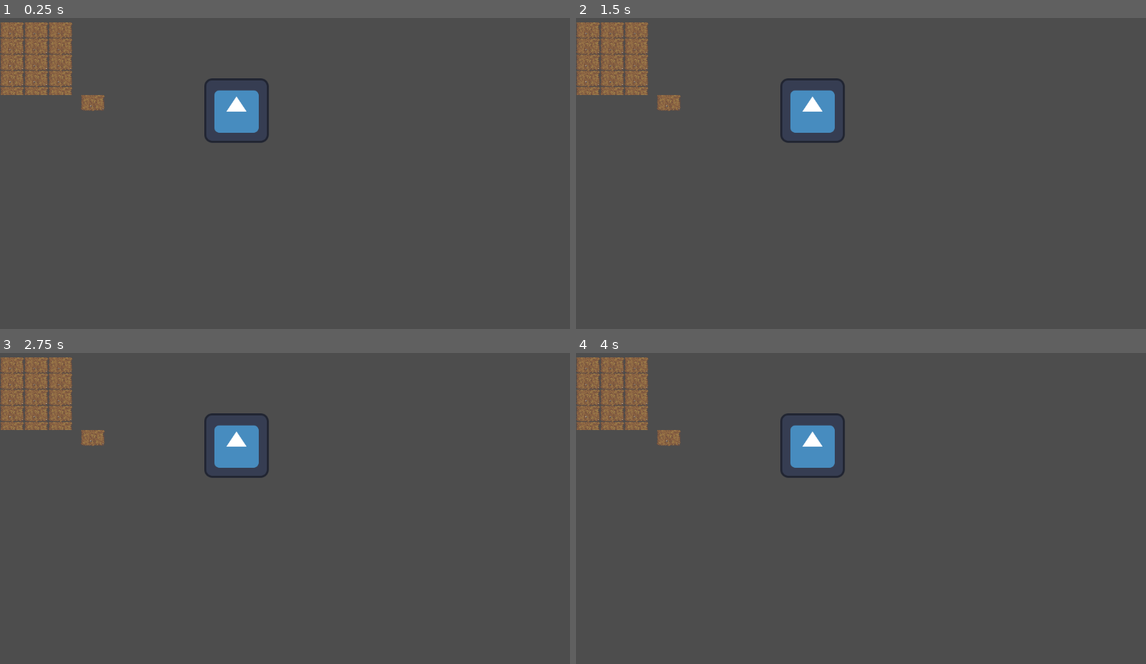
Above: before the commit, frames 1-4 (two rows, left to right).
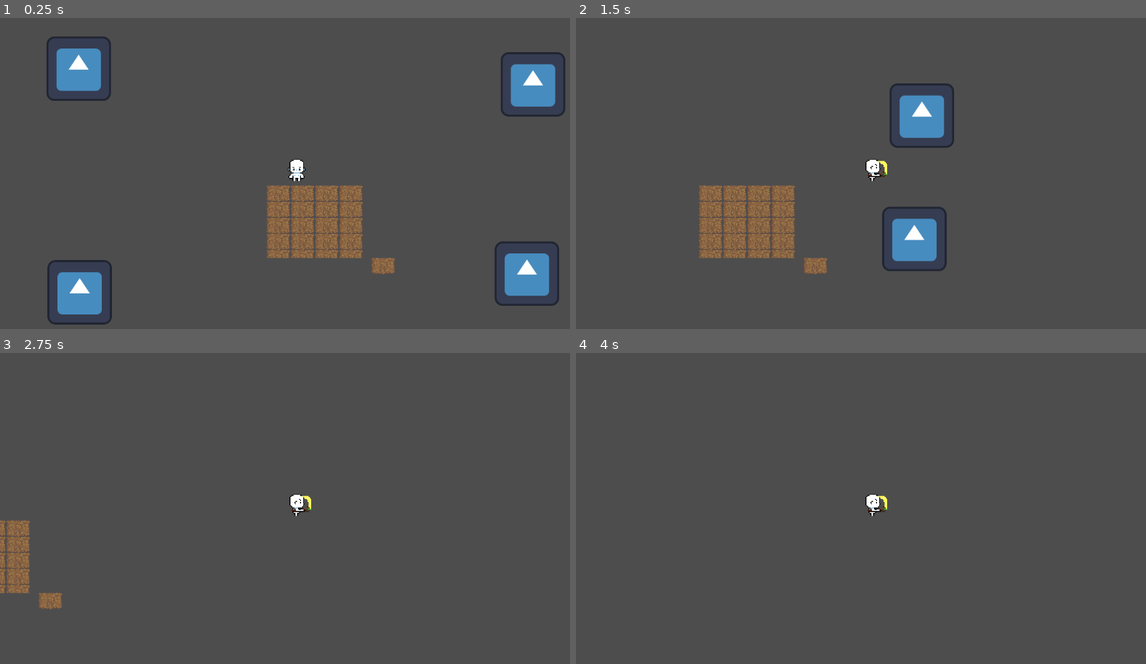
Above: after the commit, the same moments.

Repository: AlexGarciaPrada/Zelda-like-Game
Game: Godot game, scene res://PruebasAlex.tscn
Same seed, same stepped clock (60 frames per second), same inputs: the game is played once before the commit and once after it. The engine's default icon, where the game draws it, is replaced by a stand-in: a white triangle on a blue panel in a dark square.
Inputs:
- Up to frame 1 (0.25 s): no input
- Up to frame 2 (1.5 s): tap Enter at 0.5 s; hold Right (ui_right) 0.53-1.28 s; tap M (Attack) at 0.6, 1.35 s; hold Down (ui_down) from 1.28 s (still down)
- Up to frame 3 (2.75 s): release Down (ui_down) at 2.03 s; hold Right (ui_right) from 2.03 s (still down); hold Ctrl from 2.03 s (still down); tap M (Attack) at 2.3 s
- Up to frame 4 (4 s): release Right (ui_right) at 2.78 s; release Ctrl at 2.78 s; hold Up (ui_up) 2.78-3.53 s; tap M (Attack) at 2.85, 3.6 s; hold Left (ui_left) from 3.53 s (still down)

The runs differ from the first frame. In frame 1, 13% of the frame differs, in the area x 0-100%, y 1-99%; in frame 2, 11%; in frame 3, 5.7%; in frame 4, 4.4%.
Error before the commit: Invalid access to property or key 'position' on a base object of type 'null instance'. (res://Enemies/enemy_proof.gd:22)

Commit message:
Las animaciones están rotas

Diff:
--- a/ShortAttack.gd
+++ b/ShortAttack.gd
@@ -10,13 +10,15 @@
 var clue = "down"
 var is_attacking = false
 
+
+
 func _physics_process(delta):
-	_movement()
+	if !is_attacking:
+		_movement()
 	_short_attack()
+	move_and_slide()
 
 func _movement():
-
-
 	var directionx = Input.get_axis("ui_left", "ui_right")
 	var directiony = Input.get_axis("ui_up", "ui_down")
 
@@ -41,16 +43,14 @@
 		velocity.y = move_toward(velocity.y, 0, SPEED)
 		animation.play("idle " + clue)
 
-	move_and_slide()
-
 func _run():
 	if Input.is_key_pressed(KEY_CTRL):
 		velocity = velocity * 3
 
 func _short_attack():
-	if Input.is_action_just_pressed("Attack") and is_not_previously_attacking():
+	if Input.is_action_just_pressed("Attack") and is_not_previously_attacking() and !is_attacking:
 		is_attacking = true
-
+		animation.play("attack " + clue)
 		match clue:
 			"right":
 				weapon2.visible = true
@@ -61,10 +61,6 @@
 			"down":
 				weapon1.visible = true
 
-		await get_tree().create_timer(0.2).timeout
-		_hide_weapons()
-		is_attacking = false
-
 func _hide_weapons():
 	weapon1.visible = false
 	weapon2.visible = false
@@ -73,3 +69,8 @@
 
 func is_not_previously_attacking():
 	return !weapon1.visible and !weapon2.visible and !weapon3.visible and !weapon4.visible
+
+func _on_animated_sprite_2d_animation_finished():
+	if is_attacking:
+		is_attacking = false
+		_hide_weapons()
--- a/ShortAttack.tscn
+++ b/ShortAttack.tscn
@@ -1,9 +1,7 @@
-[gd_scene load_steps=3 format=3 uid="uid://bjbcy3deg87lu"]
+[gd_scene load_steps=2 format=3 uid="uid://bjbcy3deg87lu"]
 
 [sub_resource type="RectangleShape2D" id="RectangleShape2D_lwcj2"]
 size = Vector2(20, 8)
-
-[sub_resource type="CanvasTexture" id="CanvasTexture_eal6f"]
 
 [node name="ShortAttack" type="Node2D" groups=["Weapon"]]
 
@@ -12,8 +10,3 @@
 [node name="CollisionShape2D" type="CollisionShape2D" parent="Area2D" groups=["Weapon"]]
 position = Vector2(0, -4)
 shape = SubResource("RectangleShape2D_lwcj2")
-
-[node name="Sprite2D" type="Sprite2D" parent="." groups=["Weapon"]]
-position = Vector2(-4.76837e-07, -4)
-scale = Vector2(20, 8)
-texture = SubResource("CanvasTexture_eal6f")
--- a/Wizard.tscn
+++ b/Wizard.tscn
@@ -1,18 +1,18 @@
 [gd_scene load_steps=53 format=3 uid="uid://2ub8tjjgslhi"]
 
 [ext_resource type="Script" path="res://ShortAttack.gd" id="1_oux7l"]
-[ext_resource type="Texture2D" path="res://Assets Videojuego/Sprites/Personajes/Abajo/Attack/Abajo attack cerca.png" id="2_2knl1"]
-[ext_resource type="Texture2D" path="res://Assets Videojuego/Sprites/Personajes/Abajo/Idle/Abajo idle.png" id="2_5a2m7"]
-[ext_resource type="Texture2D" path="res://Assets Videojuego/Sprites/Personajes/Abajo/Walk/Abajo.png" id="2_6egme"]
-[ext_resource type="Texture2D" path="res://Assets Videojuego/Sprites/Personajes/Izquierda/Attack/Izquierda attack cerca.png" id="3_bucp0"]
-[ext_resource type="Texture2D" path="res://Assets Videojuego/Sprites/Personajes/Arriba/Idle/Arriba idle.png" id="3_yuej2"]
-[ext_resource type="Texture2D" path="res://Assets Videojuego/Sprites/Personajes/Derecha/Attack/Derecha attack cerca.png" id="4_woond"]
-[ext_resource type="Texture2D" path="res://Assets Videojuego/Sprites/Personajes/Derecha/Idle/Derecha idle.png" id="4_yhna1"]
-[ext_resource type="Texture2D" path="res://Assets Videojuego/Sprites/Personajes/Arriba/Attack/Arriba attack cerca.png" id="5_np6x4"]
-[ext_resource type="Texture2D" path="res://Assets Videojuego/Sprites/Personajes/Izquierda/Idle/Izquierda idle.png" id="5_oyi50"]
-[ext_resource type="Texture2D" path="res://Assets Videojuego/Sprites/Personajes/Arriba/Walk/Arriba walk.png" id="7_6lcvy"]
-[ext_resource type="Texture2D" path="res://Assets Videojuego/Sprites/Personajes/Derecha/Walk/Derecha walk.png" id="8_wjhos"]
-[ext_resource type="Texture2D" path="res://Assets Videojuego/Sprites/Personajes/Izquierda/Walk/Izquierda walk.png" id="9_r0bdq"]
+[ext_resource type="Texture2D" uid="uid://brra152o3c87p" path="res://Assets Videojuego/Sprites/Personajes/Down/Attack/Abajo attack cerca.png" id="2_2knl1"]
+[ext_resource type="Texture2D" uid="uid://bl3ikjsloy3mt" path="res://Assets Videojuego/Sprites/Personajes/Down/Idle/Abajo idle.png" id="2_5a2m7"]
+[ext_resource type="Texture2D" uid="uid://c22by4prvkljp" path="res://Assets Videojuego/Sprites/Personajes/Down/Walk/Abajo.png" id="2_6egme"]
+[ext_resource type="Texture2D" uid="uid://cyvrbpeckvqe0" path="res://Assets Videojuego/Sprites/Personajes/Left/Attack/Izquierda attack cerca.png" id="3_bucp0"]
+[ext_resource type="Texture2D" uid="uid://cc70unaca17v6" path="res://Assets Videojuego/Sprites/Personajes/Up/Idle/Arriba idle.png" id="3_yuej2"]
+[ext_resource type="Texture2D" uid="uid://byih3xsfp4nsc" path="res://Assets Videojuego/Sprites/Personajes/Right/Attack/Derecha attack cerca.png" id="4_woond"]
+[ext_resource type="Texture2D" uid="uid://dumv7hxlkhyoc" path="res://Assets Videojuego/Sprites/Personajes/Right/Idle/Derecha idle.png" id="4_yhna1"]
+[ext_resource type="Texture2D" uid="uid://dbpr02eexfqsu" path="res://Assets Videojuego/Sprites/Personajes/Up/Attack/Arriba attack cerca.png" id="5_np6x4"]
+[ext_resource type="Texture2D" uid="uid://c87qvuhbeyr1x" path="res://Assets Videojuego/Sprites/Personajes/Left/Idle/Izquierda idle.png" id="5_oyi50"]
+[ext_resource type="Texture2D" uid="uid://bqvy5ev11cpbd" path="res://Assets Videojuego/Sprites/Personajes/Up/Walk/Arriba walk.png" id="7_6lcvy"]
+[ext_resource type="Texture2D" uid="uid://roictpoht6qe" path="res://Assets Videojuego/Sprites/Personajes/Right/Walk/Derecha walk.png" id="8_wjhos"]
+[ext_resource type="Texture2D" uid="uid://dhqyi2euhfboi" path="res://Assets Videojuego/Sprites/Personajes/Left/Walk/Izquierda walk.png" id="9_r0bdq"]
 [ext_resource type="PackedScene" uid="uid://bjbcy3deg87lu" path="res://ShortAttack.tscn" id="10_exo8t"]
 
 [sub_resource type="RectangleShape2D" id="RectangleShape2D_glctq"]
@@ -349,7 +349,7 @@
 scale = Vector2(1.875, 1.875)
 sprite_frames = SubResource("SpriteFrames_p3m2i")
 animation = &"attack up"
-frame_progress = 0.160908
+frame_progress = 0.13426
 
 [node name="Weapon" parent="." instance=ExtResource("10_exo8t")]
 visible = false
@@ -372,3 +372,5 @@
 visible = false
 position = Vector2(12, -36)
 scale = Vector2(3, 3)
+
+[connection signal="animation_finished" from="AnimatedSprite2D" to="." method="_on_animated_sprite_2d_animation_finished"]
